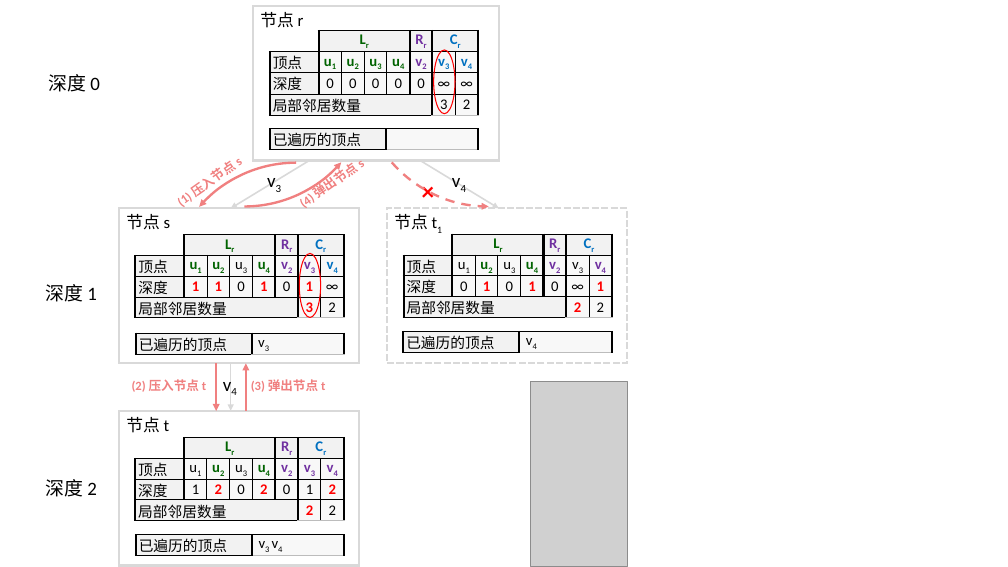
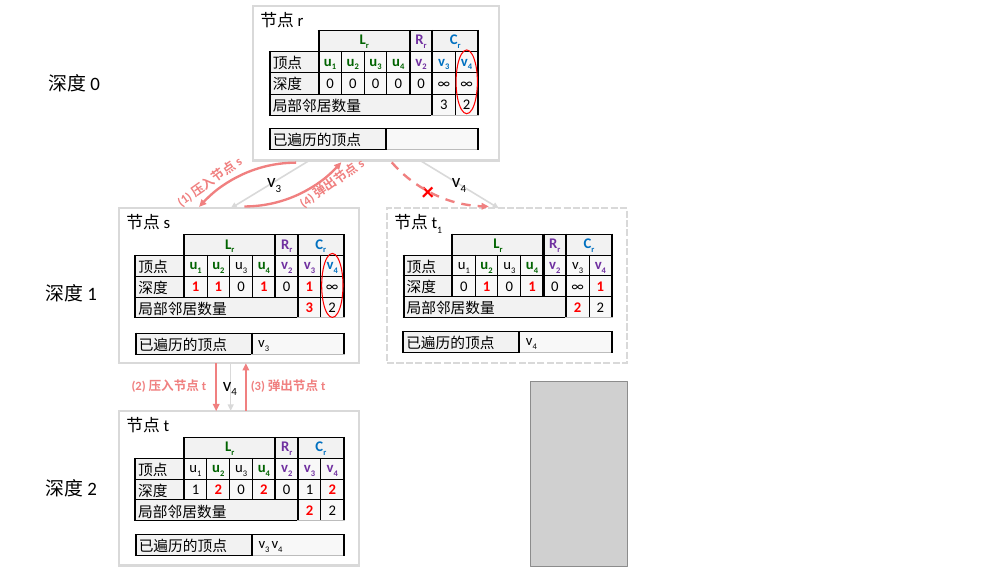
Before and after one commit to Pz1996/zjuthesis, a slide deck: slide 25 of figure/plot.pptx (slide 24 before the commit). Drawn at 1008x567 pixels with LibreOffice and Linux fonts; fonts in the diff are those of the drawing; grey boxes stand for pictures. Boxes give left, top, right and bottom in pixels: in the first picture for what was removed or moved away, otherwise in the second. Text is boxed around its words. In the diff, an @@ line names an element or a change of style, - is before the commit and + after.

```diff
--- a/figure/plot.pptx
+++ b/figure/plot.pptx
@@ ellipse: place and size @@
-ellipse at (434, 50, 455, 113)
+ellipse at (456, 50, 477, 113)
@@ ellipse: place and size @@
-ellipse at (299, 253, 321, 318)
+ellipse at (322, 253, 343, 318)
```
Also in this commit, not shown: 1 other slide changed, 1 slide added, 5 other files.
